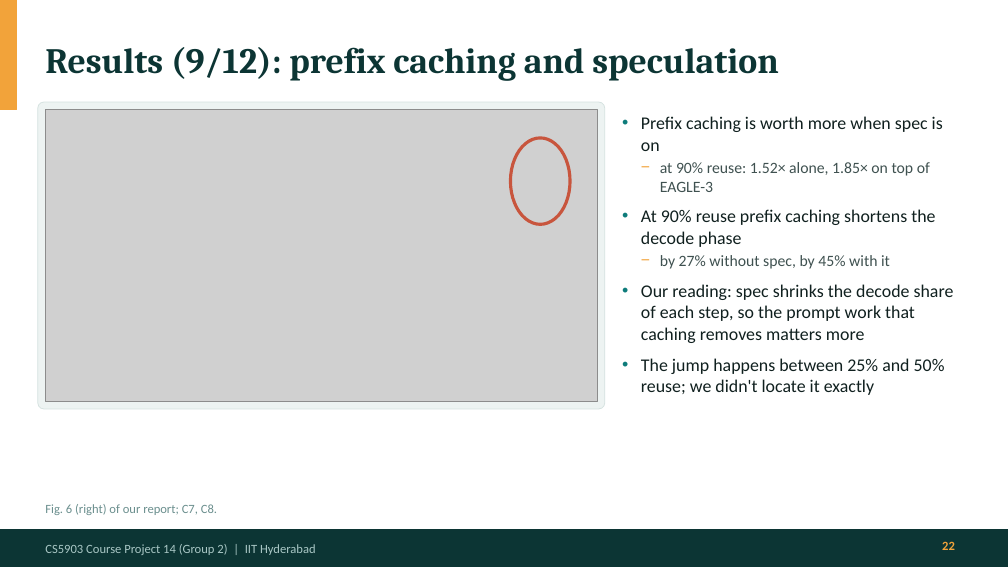
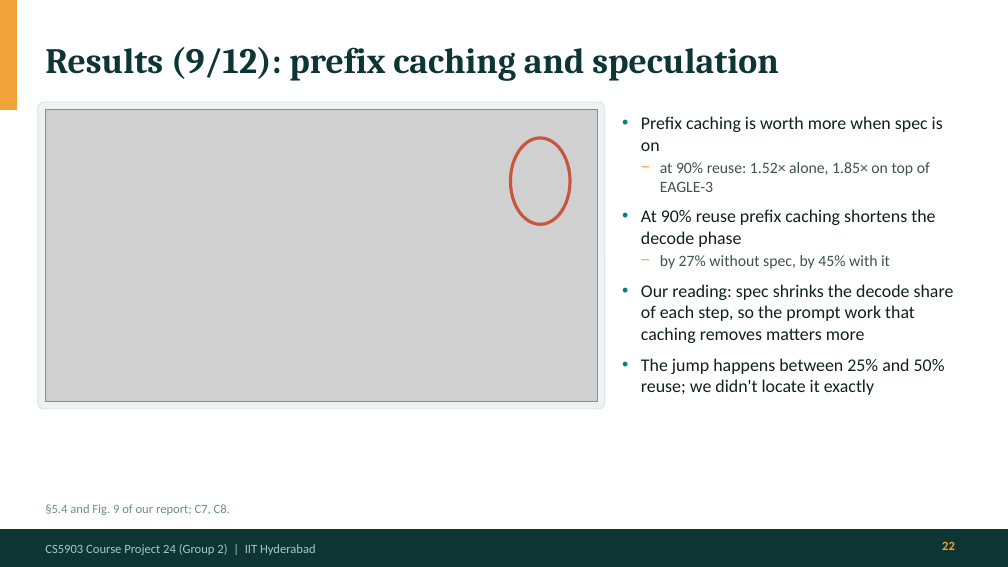
Before and after one commit to Panshul-Jindal/SpeedingUpLLMInference, a slide deck: slide 22 of docs/presentation/LLM_Serving_Final_Presentation.pptx. Drawn at 1008x567 pixels with LibreOffice and Linux fonts; fonts in the diff are those of the drawing; grey boxes stand for pictures. Boxes give left, top, right and bottom in pixels: in the first picture for what was removed or moved away, otherwise in the second. Text is boxed around its words. In the diff, an @@ line names an element or a change of style, - is before the commit and + after.

```diff
--- a/docs/presentation/LLM_Serving_Final_Presentation.pptx
+++ b/docs/presentation/LLM_Serving_Final_Presentation.pptx
@@ text at <box>45,504,230,515</box>: text changed @@
-Fig. 6 (right) of our report; C7, C8.
+§5.4 and Fig. 9 of our report; C7, C8.
@@ text at <box>45,544,316,555</box>: text changed @@
-CS5903 Course Project 14 (Group 2) | IIT Hyderabad
+CS5903 Course Project 24 (Group 2) | IIT Hyderabad
```
Also in this commit, not shown: 27 other slides changed, 1 other file.
